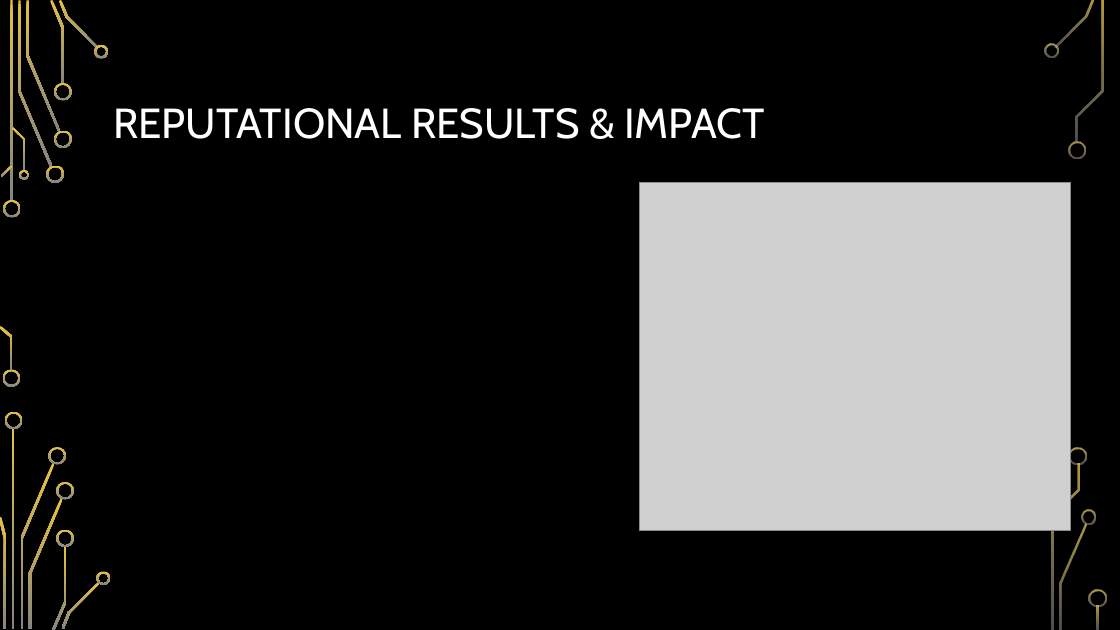
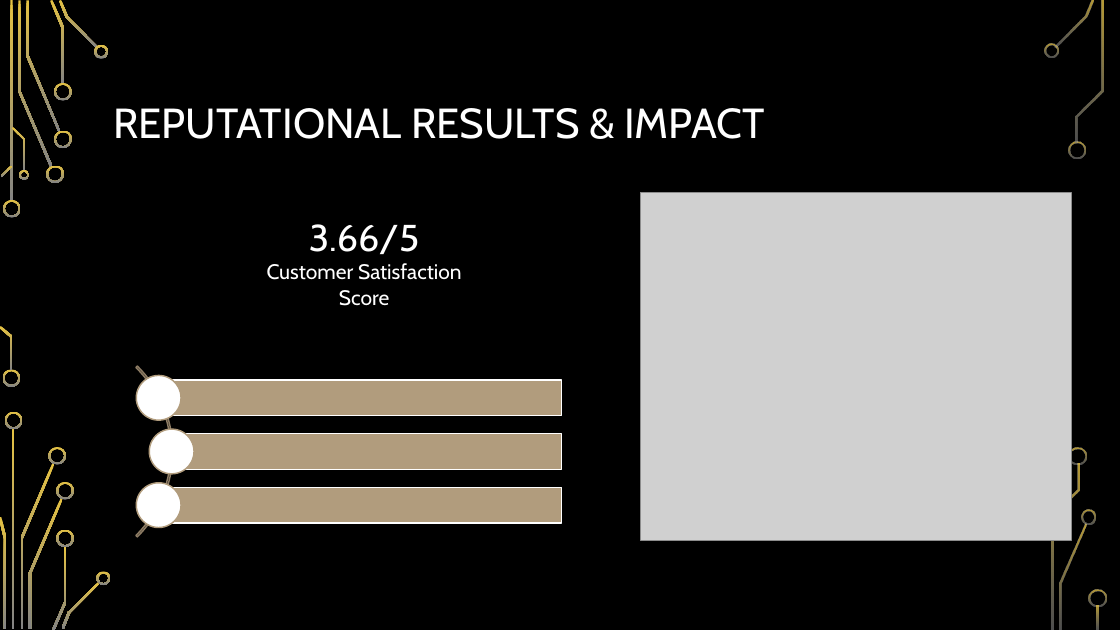
Before and after one commit to suebyeon/Capstone, a slide deck: slide 12 of Final Presentation.pptx. Drawn at 1120x630 pixels with LibreOffice and Linux fonts; fonts in the diff are those of the drawing; grey boxes stand for pictures; background and template pictures are left out. Boxes give left, top, right and bottom in pixels: in the first picture for what was removed or moved away, otherwise in the second. Text is boxed around its words. In the diff, an @@ line names an element or a change of style, - is before the commit and + after.

```diff
--- a/Final Presentation.pptx
+++ b/Final Presentation.pptx
@@ picture: place and size @@
-picture at [640, 182, 1070, 531]
+picture at [641, 192, 1071, 541]
@@ text added at [267, 224, 462, 306], 18 pt, text #FFFFFF @@
+3.66/5
+Customer Satisfaction Score
@@ group added at [0, 331, 562, 573]: 3 rectangles, 3 ellipses, 1 arch (boxed as its full ring) @@
```
Also in this commit, not shown: 4 other slides changed.
